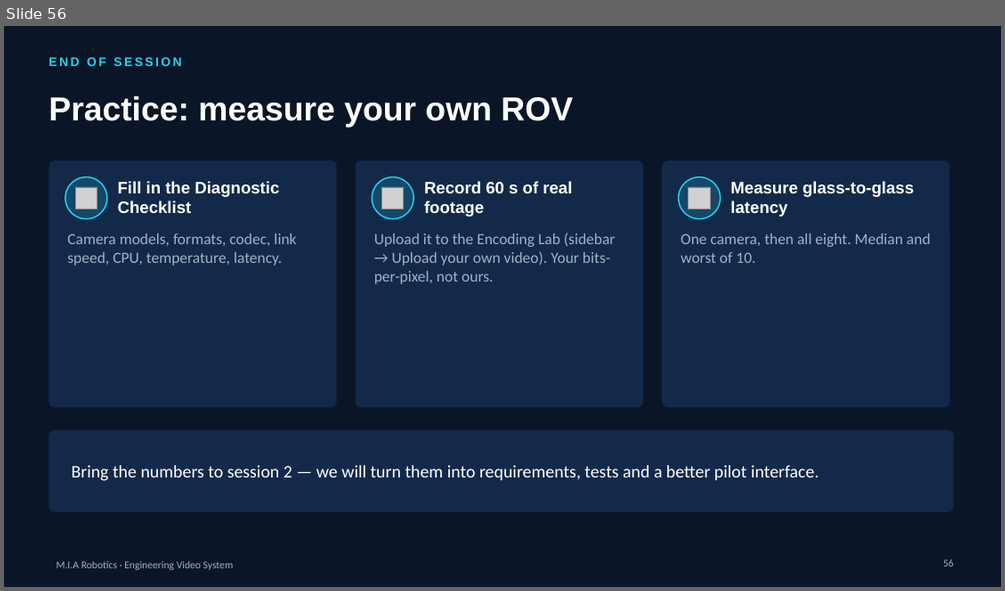
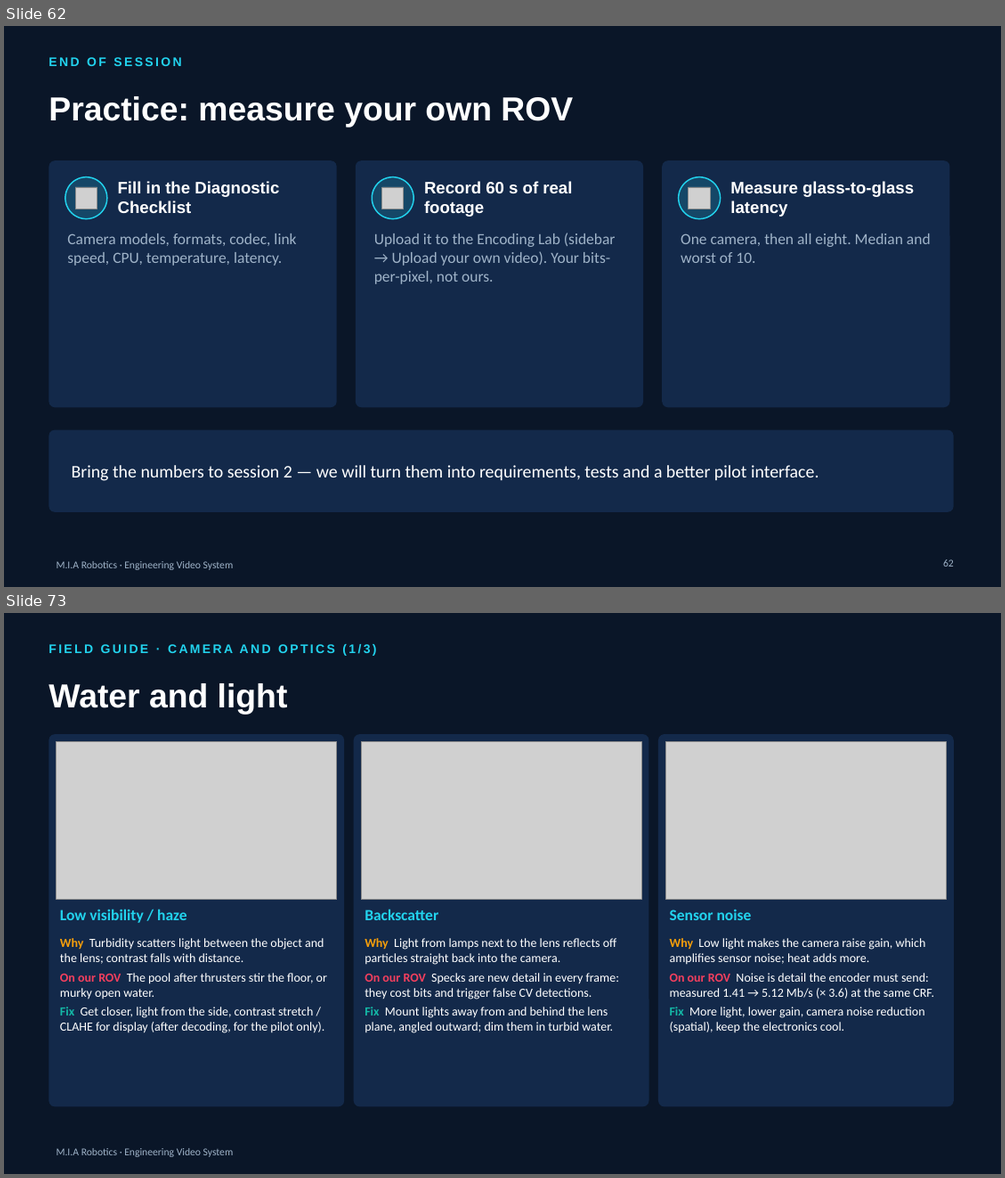
Before and after one commit to YoussefAbbas2001/video-streaming, a slide deck: presentation/MIA_Video_Streaming.pptx. Shown one above the other, each under a label of ours: slide 56 before the commit, slides 62 and 73 after it; the slides between them are not shown. The pictures are 1005x591 and 1005x1178 pixels, drawn with LibreOffice and Linux fonts; fonts in the diff are those of the drawing; grey boxes stand for pictures; background and template pictures are left out. Boxes give left, top, right and bottom in pixels: in the first picture for what was removed or moved away, otherwise in the second. Text is boxed around its words. In the diff, an @@ line names an element or a change of style, - is before the commit and + after.

```diff
--- a/presentation/MIA_Video_Streaming.pptx
+++ b/presentation/MIA_Video_Streaming.pptx
@@ slide 73 added at (x1=4, y1=613, x2=1001, y2=1174), background #0A1628; not listed: 1 template element that a slide beside it also shows @@
@@ text added at (x1=48, y1=644, x2=376, y2=656), 12 pt, text #22D3EE, bold @@
+FIELD GUIDE · CAMERA AND OPTICS (1/3)
@@ title added at (x1=48, y1=683, x2=288, y2=714), 32 pt, text #FFFFFF, bold @@
+Water and light
@@ rounded rectangle added at (x1=48, y1=734, x2=344, y2=1107), fill #13294A @@
@@ picture added at (x1=57, y1=742, x2=337, y2=900) @@
@@ rounded rectangle added at (x1=353, y1=734, x2=648, y2=1107), fill #13294A @@
@@ picture added at (x1=362, y1=742, x2=642, y2=900) @@
@@ rounded rectangle added at (x1=658, y1=734, x2=954, y2=1107), fill #13294A @@
@@ picture added at (x1=666, y1=742, x2=947, y2=900) @@
@@ text added at (x1=60, y1=908, x2=186, y2=923), 15 pt, text #22D3EE, bold @@
+Low visibility / haze
@@ text added at (x1=364, y1=908, x2=438, y2=920), 15 pt, text #22D3EE, bold @@
+Backscatter
@@ text added at (x1=670, y1=909, x2=752, y2=920), 15 pt, text #22D3EE, bold @@
+Sensor noise
@@ text added at (x1=60, y1=938, x2=327, y2=1033), 12 pt, text #FFFFFF @@
+Why Turbidity scatters light between the object and the lens; contrast falls with distance.
+On our ROV The pool after thrusters stir the floor, or murky open water.
+Fix Get closer, light from the side, contrast stretch / CLAHE for display (after decoding, for the pilot only).
@@ text added at (x1=364, y1=938, x2=619, y2=1033), 12 pt, text #FFFFFF @@
+Why Light from lamps next to the lens reflects off particles straight back into the camera.
+On our ROV Specks are new detail in every frame: they cost bits and trigger false CV detections.
+Fix Mount lights away from and behind the lens plane, angled outward; dim them in turbid water.
@@ text added at (x1=670, y1=938, x2=934, y2=1033), 12 pt, text #FFFFFF @@
+Why Low light makes the camera raise gain, which amplifies sensor noise; heat adds more.
+On our ROV Noise is detail the encoder must send: measured 1.41 → 5.12 Mb/s (× 3.6) at the same CRF.
+Fix More light, lower gain, camera noise reduction (spatial), keep the electronics cool.
@@ what was slide 56 is now slide 62 @@
@@ page number at (x1=943, y1=559, x2=954, y2=566): text changed @@
-56
+62
```
Also in this commit, not shown: 22 other slides added, 51 other files.
